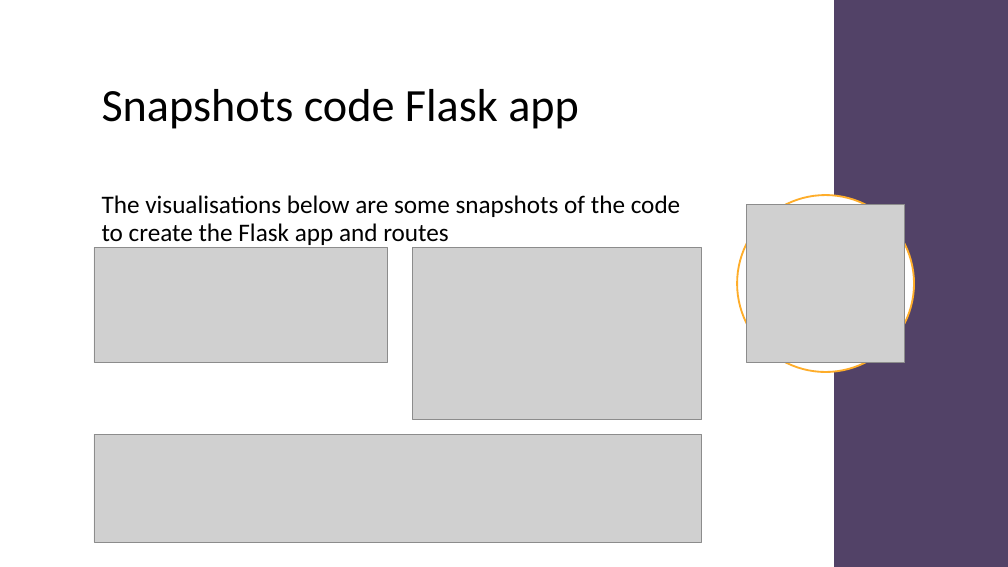
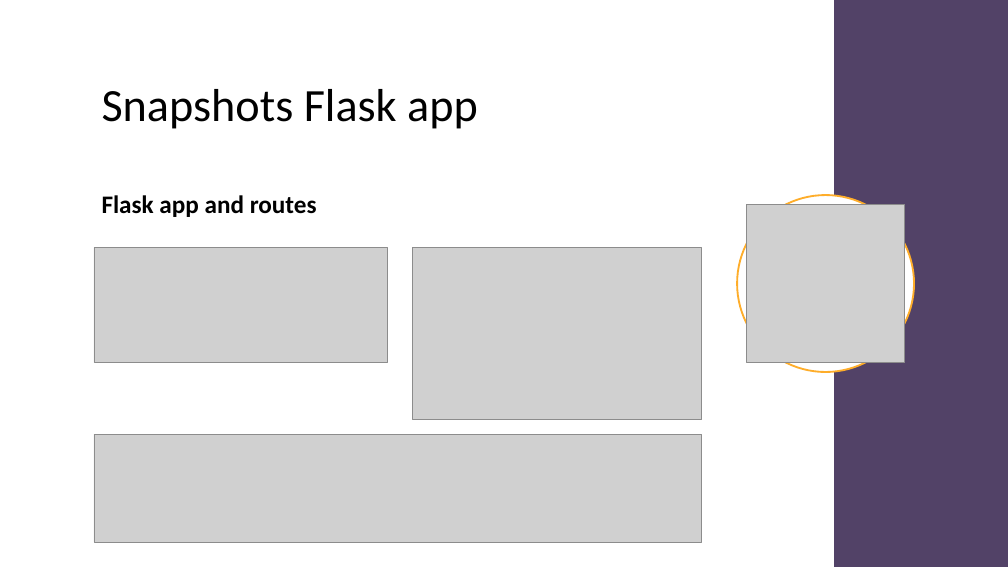
Before and after one commit to dan1ellec/Project-2, a slide deck: slide 13 of Australian Marriage Law Postal Survey 2017.pptx (slide 8 before the commit). Drawn at 1008x567 pixels with LibreOffice and Linux fonts; fonts in the diff are those of the drawing; grey boxes stand for pictures. Boxes give left, top, right and bottom in pixels: in the first picture for what was removed or moved away, otherwise in the second. Text is boxed around its words. In the diff, an @@ line names an element or a change of style, - is before the commit and + after.

```diff
--- a/Australian Marriage Law Postal Survey 2017.pptx
+++ b/Australian Marriage Law Postal Survey 2017.pptx
@@ title at [102,89,478,129]: text changed @@
-Snapshots code Flask app
+Snapshots Flask app
@@ text at [102,195,317,217]: text changed; bold on @@
-The visualisations below are some snapshots of the code to create the Flask app and routes
+Flask app and routes
```
Also in this commit, not shown: 9 other slides changed, 9 slides added, 3 slides removed.
